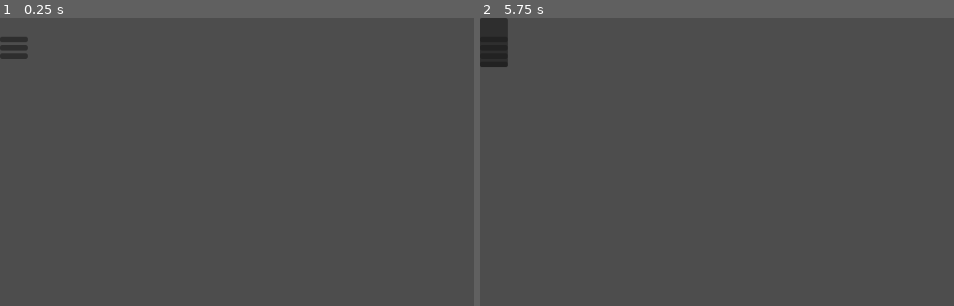
Above: before the commit, frames 1-2 (left to right).
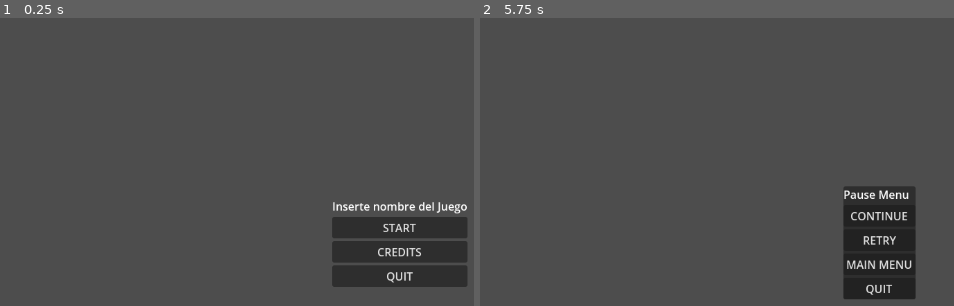
Above: after the commit, the same moments.

Repository: Cisterna-O/Juego-Proyecto-Raise-the-Sun-Interactive
Game: Godot game, scene res://scenes/main_menu.tscn
Same seed, same stepped clock (60 frames per second), same inputs: the game is played once before the commit and once after it. The project has no main scene, so this scene is started directly.
Inputs (mouse positions are in pixels of both pictures, inside the frame that each line leads up to; where the layout moved, square brackets give the same spot in the first picture):
- Up to frame 1 (0.25 s): no input
- Up to frame 2 (5.75 s): click (878, 251) [494, 46] at 0.5 s; tap Enter at 1.25, 3.5, 5 s; tap Space at 2, 4.25 s; click (878, 228) [494, 38] at 2.75 s; tap Escape (pause) at 5.65 s

The runs differ from the first frame. In frame 1, 6.8% of the frame differs, in the area x 0-99%, y 6-94%; in frame 2, 6.6%.

Commit message:
Pequeños cambios

Diff:
--- a/raise-the-sun-interactive-juego/scenes/credits.tscn
+++ b/raise-the-sun-interactive-juego/scenes/credits.tscn
@@ -12,6 +12,15 @@
 script = ExtResource("1_0bpdh")
 
 [node name="RichTextLabel" type="RichTextLabel" parent="."]
-layout_mode = 0
-offset_right = 40.0
-offset_bottom = 40.0
+layout_mode = 1
+anchors_preset = 8
+anchor_left = 0.5
+anchor_top = 0.5
+anchor_right = 0.5
+anchor_bottom = 0.5
+offset_left = -20.0
+offset_top = -20.0
+offset_right = 20.0
+offset_bottom = 20.0
+grow_horizontal = 2
+grow_vertical = 2
--- a/raise-the-sun-interactive-juego/scenes/main_menu.tscn
+++ b/raise-the-sun-interactive-juego/scenes/main_menu.tscn
@@ -12,18 +12,31 @@
 script = ExtResource("1_l6cm7")
 
 [node name="VBoxContainer" type="VBoxContainer" parent="."]
-layout_mode = 0
-offset_right = 40.0
-offset_bottom = 40.0
+layout_mode = 1
+anchors_preset = 8
+anchor_left = 0.5
+anchor_top = 0.5
+anchor_right = 0.5
+anchor_bottom = 0.5
+offset_left = -20.0
+offset_top = -29.5
+offset_right = 20.0
+offset_bottom = 29.5
+grow_horizontal = 2
+grow_vertical = 2
 
 [node name="TitleLabel" type="Label" parent="VBoxContainer"]
 layout_mode = 2
+text = "Inserte nombre del Juego"
 
 [node name="StartButton" type="Button" parent="VBoxContainer"]
 layout_mode = 2
+text = "START"
 
 [node name="CreditsButton" type="Button" parent="VBoxContainer"]
 layout_mode = 2
+text = "CREDITS"
 
 [node name="QuitButton" type="Button" parent="VBoxContainer"]
 layout_mode = 2
+text = "QUIT"
--- a/raise-the-sun-interactive-juego/scenes/pause_menu.tscn
+++ b/raise-the-sun-interactive-juego/scenes/pause_menu.tscn
@@ -6,8 +6,17 @@
 script = ExtResource("1_n87rw")
 
 [node name="PanelContainer" type="PanelContainer" parent="."]
-offset_right = 40.0
-offset_bottom = 40.0
+anchors_preset = 8
+anchor_left = 0.5
+anchor_top = 0.5
+anchor_right = 0.5
+anchor_bottom = 0.5
+offset_left = -20.0
+offset_top = -35.5
+offset_right = 20.0
+offset_bottom = 35.5
+grow_horizontal = 2
+grow_vertical = 2
 
 [node name="MarginContainer" type="MarginContainer" parent="PanelContainer"]
 layout_mode = 2
@@ -17,15 +26,20 @@
 
 [node name="TitleLabel" type="Label" parent="PanelContainer/MarginContainer/VBoxContainer"]
 layout_mode = 2
+text = "Pause Menu"
 
 [node name="ContinueButton" type="Button" parent="PanelContainer/MarginContainer/VBoxContainer"]
 layout_mode = 2
+text = "CONTINUE"
 
 [node name="RetryButton" type="Button" parent="PanelContainer/MarginContainer/VBoxContainer"]
 layout_mode = 2
+text = "RETRY"
 
 [node name="MainMenuButton" type="Button" parent="PanelContainer/MarginContainer/VBoxContainer"]
 layout_mode = 2
+text = "MAIN MENU"
 
 [node name="QuitButton" type="Button" parent="PanelContainer/MarginContainer/VBoxContainer"]
 layout_mode = 2
+text = "QUIT"
